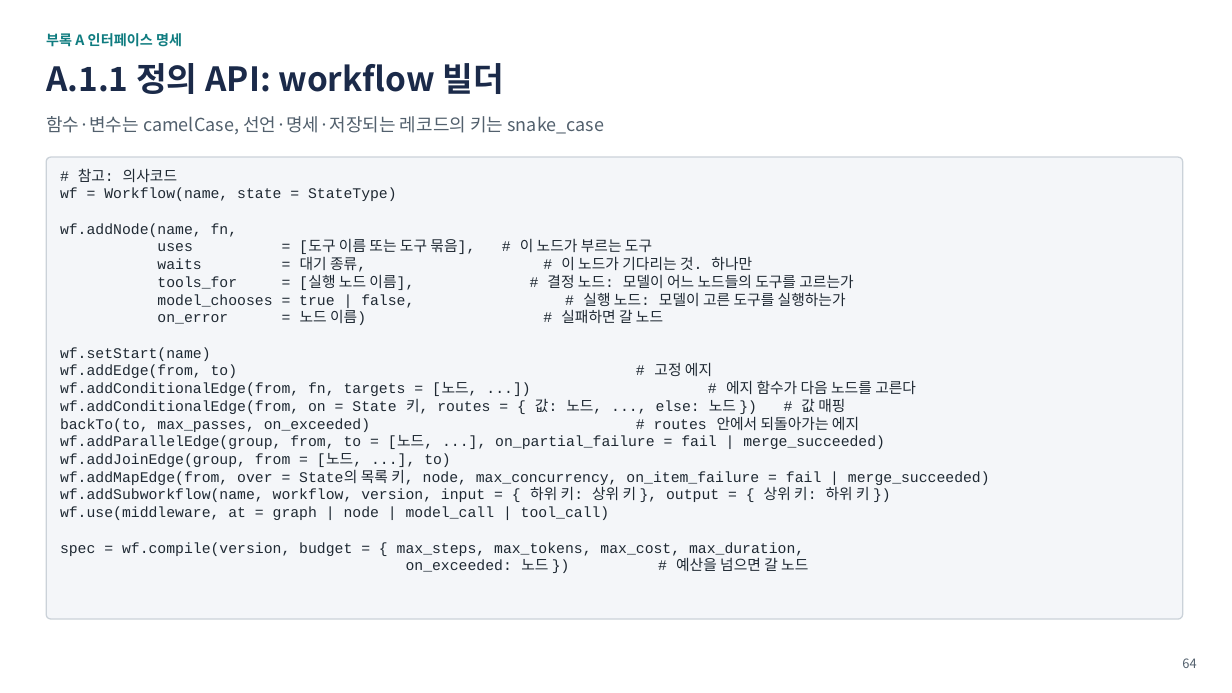
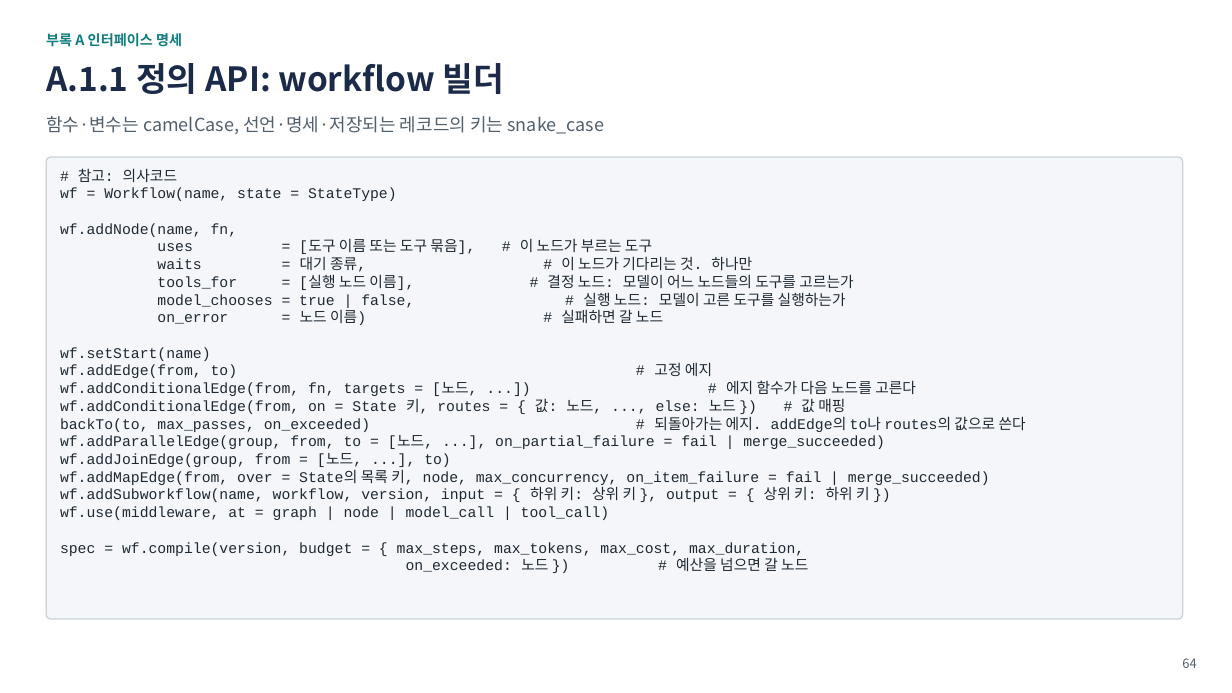
Before and after one commit to iwindfree/ai-agent-framework-architecture, a slide deck: slide 64 of AI_Agent_Workflow_Framework_Summary.pptx. Drawn at 1232x693 pixels with LibreOffice and Linux fonts; fonts in the diff are those of the drawing. Boxes give left, top, right and bottom in pixels: in the first picture for what was removed or moved away, otherwise in the second. Text is boxed around its words. In the diff, an @@ line names an element or a change of style, - is before the commit and + after.

```diff
--- a/AI_Agent_Workflow_Framework_Summary.pptx
+++ b/AI_Agent_Workflow_Framework_Summary.pptx
@@ text at (x1=60, y1=416, x2=1026, y2=432): text changed @@
-backTo(to, max_passes, on_exceeded) # routes 안에서 되돌아가는 에지
+backTo(to, max_passes, on_exceeded) # 되돌아가는 에지. addEdge의 to나 routes의 값으로 쓴다
```
Also in this commit, not shown: 1 other slide changed, 1 other file.
